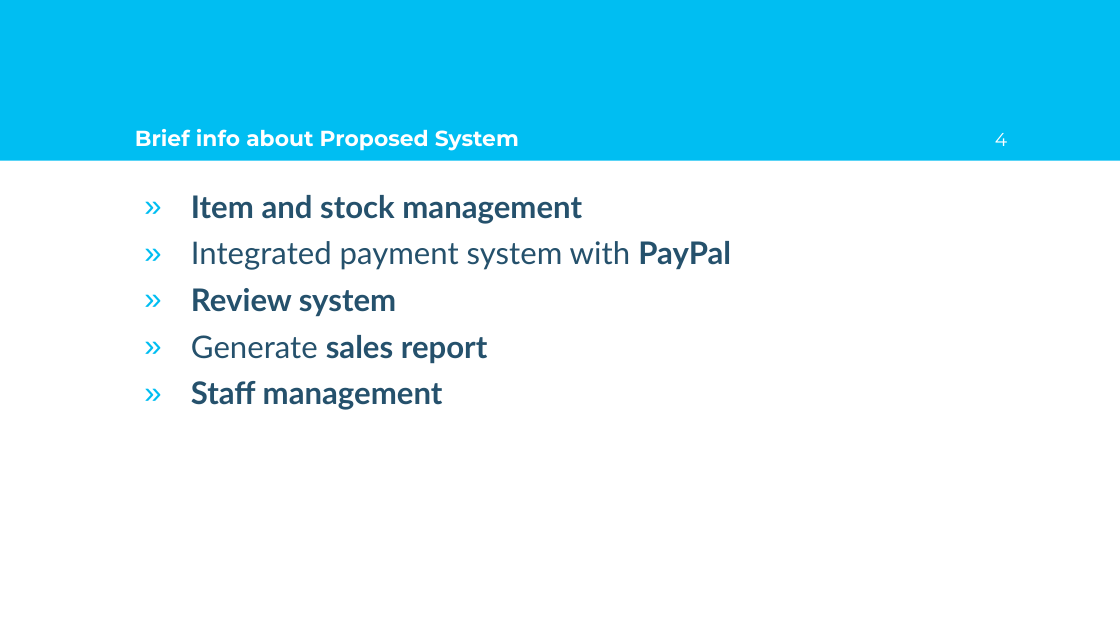
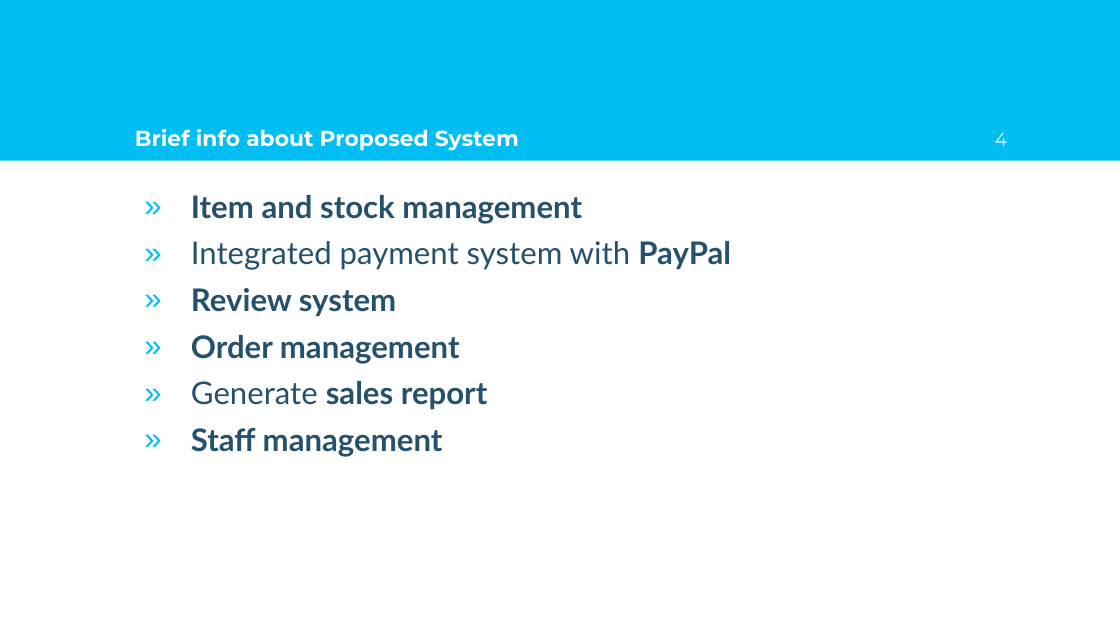
Before and after one commit to wayneng6010/FYP, a slide deck: slide 4 of ISP Presentation.pptx. Drawn at 1120x630 pixels with LibreOffice and Linux fonts; fonts in the diff are those of the drawing; background and template pictures are left out. Boxes give left, top, right and bottom in pixels: in the first picture for what was removed or moved away, otherwise in the second. Text is boxed around its words. In the diff, an @@ line names an element or a change of style, - is before the commit and + after.

```diff
--- a/ISP Presentation.pptx
+++ b/ISP Presentation.pptx
@@ text at [191, 335, 460, 363]: paragraph added @@
+» Order management
```
Also in this commit, not shown: 4 other slides changed, 2 other files.
